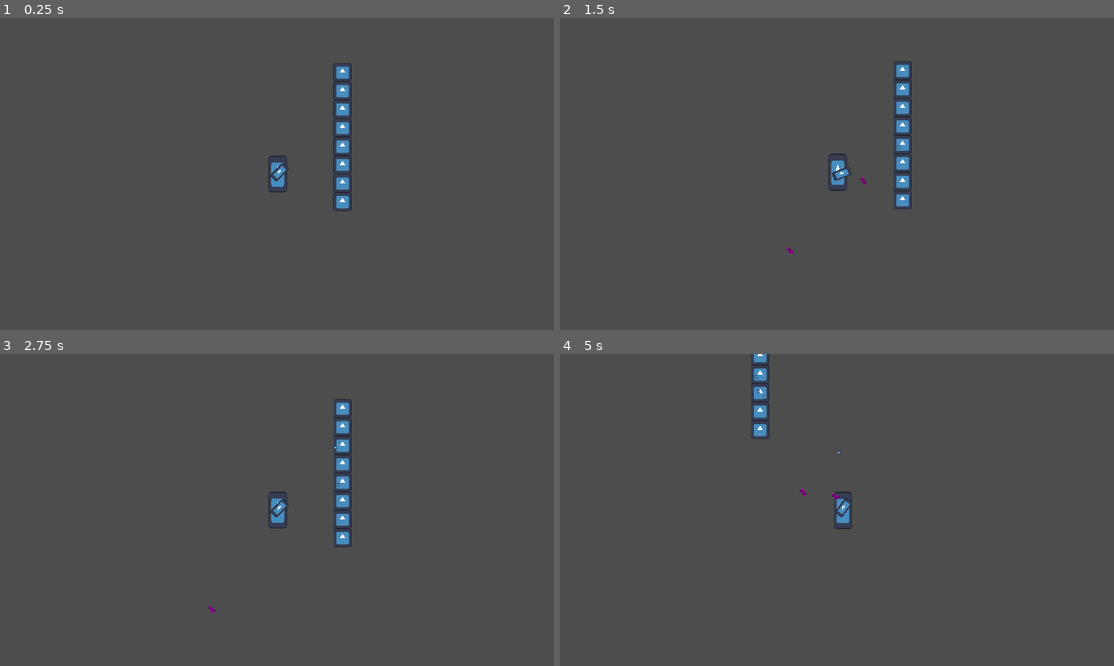
Above: before the commit, frames 1-4 (two rows, left to right).
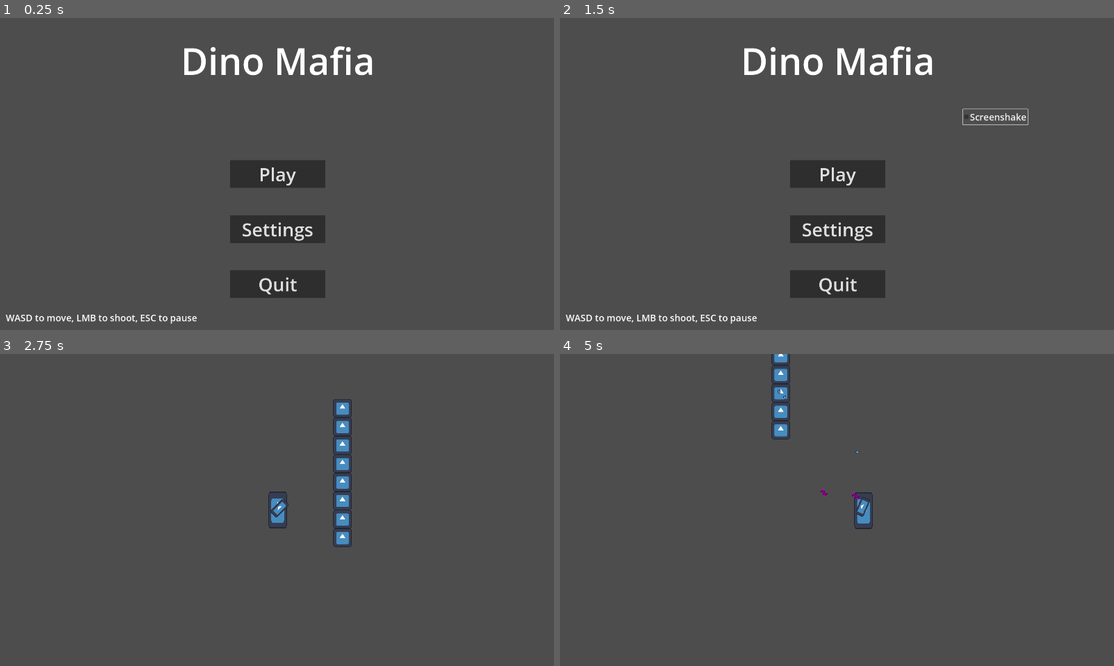
Above: after the commit, the same moments.

Repository: Username1930466/AppleSeedGameJam
Game: Godot game, scene res://scenes/Menu.tscn
Same seed, same stepped clock (60 frames per second), same inputs: the game is played once before the commit and once after it. Before the commit the project starts from res://scenes/game.tscn. The engine's default icon, where the game draws it, is replaced by a stand-in: a white triangle on a blue panel in a dark square.
Inputs (mouse positions are in pixels of both pictures, inside the frame that each line leads up to):
- Up to frame 1 (0.25 s): no input
- Up to frame 2 (1.5 s): click (837, 230) at 0.5 s, where only the run after the commit has a clickable "Settings"; click (997, 117) at 1.25 s, where only the run after the commit has a clickable "Screenshake"
- Up to frame 3 (2.75 s): click (277, 510) at 2 s, where only the run after the commit has a clickable "Play"
- Up to frame 4 (5 s): move the mouse to (958, 494) at 2.77 s; press the mouse at (958, 494) at 2.78 s; hold D (move_right) 2.78-3.53 s; move the mouse to (726, 525) at 3.52 s; release the mouse at (726, 525) at 3.53 s; hold S (move_down) 3.53-4.28 s; click (726, 525) at 3.6 s; move the mouse to (892, 441) at 4.27 s; press the mouse at (892, 441) at 4.28 s; hold D (move_right) from 4.28 s (still down)

The runs differ from the first frame. In frame 1, 7.0% of the frame differs, in the area x 1-68%, y 8-98%; in frame 2, 7.1%, in the area x 1-85%, y 8-98%; in frame 3, 0.1%; in frame 4, 1.6%.

Commit message:
Main & Pause Menu
Except for going from pause menu to main menu

Diff:
--- a/project.godot
+++ b/project.godot
@@ -11,7 +11,7 @@
 [application]
 
 config/name="Dino Mafia"
-run/main_scene="uid://ck761pu6aihp1"
+run/main_scene="uid://5kcvuixub80q"
 config/features=PackedStringArray("4.4", "Forward Plus")
 config/icon="res://icon.svg"
 
@@ -51,6 +51,11 @@
 "events": [Object(InputEventMouseButton,"resource_local_to_scene":false,"resource_name":"","device":-1,"window_id":0,"a …(253 unchanged characters)…
 ]
 }
+pause={
+"deadzone": 0.2,
+"events": [Object(InputEventKey,"resource_local_to_scene":false,"resource_name":"","device":-1,"window_id":0,"alt_pressed":false,"shift_pressed":false,"ctrl_pressed":false,"meta_pressed":false,"pressed":false,"keycode":0,"physical_keycode":4194305,"key_label":0,"unicode":0,"location":0,"echo":false,"script":null)
+]
+}
 
 [layer_names]
 
--- /dev/null
+++ b/scenes/Menu.tscn
@@ -0,0 +1,95 @@
+[gd_scene load_steps=2 format=3 uid="uid://5kcvuixub80q"]
+
+[ext_resource type="Script" uid="uid://cox22j3k8a4da" path="res://scripts/menu.gd" id="1_xdvgc"]
+
+[node name="Menu" type="Node2D"]
+script = ExtResource("1_xdvgc")
+
+[node name="Camera2D" type="Camera2D" parent="."]
+
+[node name="Label" type="Label" parent="."]
+anchors_preset = 5
+anchor_left = 0.5
+anchor_right = 0.5
+offset_left = -335.5
+offset_top = -480.0
+offset_right = 335.5
+offset_bottom = -305.0
+grow_horizontal = 2
+theme_override_font_sizes/font_size = 128
+text = "Dino Mafia"
+
+[node name="PlayButton" type="Button" parent="."]
+anchors_preset = 8
+anchor_left = 0.5
+anchor_top = 0.5
+anchor_right = 0.5
+anchor_bottom = 0.5
+offset_left = -165.0
+offset_top = -48.0
+offset_right = 165.0
+offset_bottom = 48.0
+grow_horizontal = 2
+grow_vertical = 2
+theme_override_font_sizes/font_size = 64
+text = "Play"
+
+[node name="SettingsButton" type="Button" parent="."]
+anchors_preset = 8
+anchor_left = 0.5
+anchor_top = 0.5
+anchor_right = 0.5
+anchor_bottom = 0.5
+offset_left = -165.0
+offset_top = 142.5
+offset_right = 165.0
+offset_bottom = 238.5
+grow_horizontal = 2
+grow_vertical = 2
+theme_override_font_sizes/font_size = 64
+text = "Settings"
+
+[node name="QuitButton" type="Button" parent="."]
+anchors_preset = 8
+anchor_left = 0.5
+anchor_top = 0.5
+anchor_right = 0.5
+anchor_bottom = 0.5
+offset_left = -165.0
+offset_top = 333.0
+offset_right = 165.0
+offset_bottom = 429.0
+grow_horizontal = 2
+grow_vertical = 2
+theme_override_font_sizes/font_size = 64
+text = "Quit"
+
+[node name="ScreenshakeToggle" type="CheckBox" parent="."]
+visible = false
+anchors_preset = 8
+anchor_left = 0.5
+anchor_top = 0.5
+anchor_right = 0.5
+anchor_bottom = 0.5
+offset_left = 433.0
+offset_top = -224.0
+offset_right = 657.0
+offset_bottom = -171.0
+grow_horizontal = 2
+grow_vertical = 2
+theme_override_font_sizes/font_size = 32
+button_pressed = true
+text = "Screenshake"
+
+[node name="KeybindsLabel" type="Label" parent="."]
+offset_left = -940.0
+offset_top = 475.0
+offset_right = -279.0
+offset_bottom = 520.0
+theme_override_font_sizes/font_size = 32
+text = "WASD to move, LMB to shoot, ESC to pause"
+
+[connection signal="pressed" from="PlayButton" to="." method="_on_play_button_pressed"]
+[connection signal="pressed" from="SettingsButton" to="." method="_on_settings_button_pressed"]
+[connection signal="pressed" from="QuitButton" to="." method="_on_quit_button_pressed"]
+[connection signal="pressed" from="ScreenshakeToggle" to="." method="_on_screenshake_toggle_pressed"]
--- a/scenes/bullet.tscn
+++ b/scenes/bullet.tscn
@@ -2,7 +2,7 @@
 
 [ext_resource type="Texture2D" uid="uid://ba714uwlf0bsc" path="res://icon.svg" id="1_mkf8s"]
 [ext_resource type="Script" uid="uid://bgfqond0dcpem" path="res://scripts/bullet.gd" id="1_y25gk"]
-[ext_resource type="AudioStream" uid="uid://cawjj0ruhnuq0" path="res://bullet_brick.mp3" id="3_l5glv"]
+[ext_resource type="AudioStream" uid="uid://cawjj0ruhnuq0" path="res://sounds/bullet_brick.mp3" id="3_l5glv"]
 
 [sub_resource type="PlaceholderTexture2D" id="PlaceholderTexture2D_y25gk"]
 size = Vector2(25, 12)
--- a/scenes/game.tscn
+++ b/scenes/game.tscn
@@ -1,11 +1,13 @@
-[gd_scene load_steps=6 format=4 uid="uid://ck761pu6aihp1"]
-
-[ext_resource type="Script" uid="uid://bucn6smj0guxs" path="res://scripts/game.gd" id="1_lnu2h"]
-[ext_resource type="PackedScene" uid="uid://cxtiwxctd6gfu" path="res://scenes/player.tscn" id="1_uwrxv"]
-[ext_resource type="Texture2D" uid="uid://ba714uwlf0bsc" path="res://icon.svg" id="3_lnu2h"]
+[gd_scene load_steps=8 format=4 uid="uid://ck761pu6aihp1"]
+
+[ext_resource type="Script" uid="uid://bucn6smj0guxs" path="res://scripts/game.gd" id="1_cpr0p"]
+[ext_resource type="PackedScene" uid="uid://cxtiwxctd6gfu" path="res://scenes/player.tscn" id="2_78awf"]
+[ext_resource type="Script" uid="uid://yjjkdjuhsggu" path="res://scripts/camera.gd" id="3_78awf"]
+[ext_resource type="Texture2D" uid="uid://ba714uwlf0bsc" path="res://icon.svg" id="3_s0nni"]
+[ext_resource type="Script" uid="uid://bnnb31mnswo51" path="res://scripts/pause_menu.gd" id="5_s0nni"]
 
 [sub_resource type="TileSetAtlasSource" id="TileSetAtlasSource_lnu2h"]
-texture = ExtResource("3_lnu2h")
+texture = ExtResource("3_s0nni")
 texture_region_size = Vector2i(128, 128)
 0:0/0 = 0
 0:0/0/physics_layer_0/polygon_0/points = PackedVector2Array(-64, -64, 64, -64, 64, 64, -64, 64)
@@ -80,17 +82,125 @@
 sources/0 = SubResource("TileSetAtlasSource_lnu2h")
 
 [node name="Game" type="Node2D"]
-script = ExtResource("1_lnu2h")
-
-[node name="Player" parent="." instance=ExtResource("1_uwrxv")]
+process_mode = 3
+script = ExtResource("1_cpr0p")
+
+[node name="Player" parent="." instance=ExtResource("2_78awf")]
+process_mode = 1
 scale = Vector2(0.5, 0.5)
 
 [node name="Camera2D" type="Camera2D" parent="Player"]
 scale = Vector2(2, 2)
 position_smoothing_enabled = true
+script = ExtResource("3_78awf")
 
 [node name="TileMapLayer" type="TileMapLayer" parent="."]
+process_mode = 1
 z_index = -1
 scale = Vector2(0.5, 0.5)
 tile_map_data = PackedByteArray("AAADAPr/AAAAAAAAAAADAPv/AAAAAAAAAAADAPz/AAAAAAAAAAADAP3/AAAAAAAAAAADAP7/AAAAAAAAAAADAP//AAAAAAAAAAADAAAAAAAAAAAAAAADAAEAAAAAAAAAAAA=")
 tile_set = SubResource("TileSet_lbhrr")
+
+[node name="PauseMenu" type="Node2D" parent="."]
+process_mode = 2
+visible = false
+script = ExtResource("5_s0nni")
+
+[node name="Label" type="Label" parent="PauseMenu"]
+anchors_preset = 5
+anchor_left = 0.5
+anchor_right = 0.5
+offset_left = -335.5
+offset_top = -480.0
+offset_right = 335.5
+offset_bottom = -305.0
+grow_horizontal = 2
+theme_override_font_sizes/font_size = 128
+text = "Dino Mafia"
+
+[node name="PausedLabel" type="Label" parent="PauseMenu"]
+anchors_preset = 5
+anchor_left = 0.5
+anchor_right = 0.5
+offset_left = -106.0
+offset_top = -293.0
+offset_right = 106.0
+offset_bottom = -248.0
+grow_horizontal = 2
+theme_override_font_sizes/font_size = 32
+text = "Game paused"
+
+[node name="ResumeButton" type="Button" parent="PauseMenu"]
+anchors_preset = 8
+anchor_left = 0.5
+anchor_top = 0.5
+anchor_right = 0.5
+anchor_bottom = 0.5
+offset_left = -165.0
+offset_top = -48.0
+offset_right = 165.0
+offset_bottom = 48.0
+grow_horizontal = 2
+grow_vertical = 2
+theme_override_font_sizes/font_size = 64
+text = "Resume"
+
+[node name="SettingsButton" type="Button" parent="PauseMenu"]
+anchors_preset = 8
+anchor_left = 0.5
+anchor_top = 0.5
+anchor_right = 0.5
+anchor_bottom = 0.5
+offset_left = -165.0
+offset_top = 142.5
+offset_right = 165.0
+offset_bottom = 238.5
+grow_horizontal = 2
+grow_vertical = 2
+theme_override_font_sizes/font_size = 64
+text = "Settings"
+
+[node name="MenuButton" type="Button" parent="PauseMenu"]
+anchors_preset = 8
+anchor_left = 0.5
+anchor_top = 0.5
+anchor_right = 0.5
+anchor_bottom = 0.5
+offset_left = -165.0
+offset_top = 333.0
+offset_right = 165.0
+offset_bottom = 429.0
+grow_horizontal = 2
+grow_vertical = 2
+theme_override_font_sizes/font_size = 64
+text = "Menu"
+
+[node name="ScreenshakeToggle" type="CheckBox" parent="PauseMenu"]
+visible = false
+anchors_preset = 8
+anchor_left = 0.5
+anchor_top = 0.5
+anchor_right = 0.5
+anchor_bottom = 0.5
+offset_left = 433.0
+offset_top = -224.0
+offset_right = 657.0
+offset_bottom = -171.0
+grow_horizontal = 2
+grow_vertical = 2
+theme_override_font_sizes/font_size = 32
+button_pressed = true
+text = "Screenshake"
+
+[node name="KeybindsLabel" type="Label" parent="PauseMenu"]
+offset_left = -940.0
+offset_top = 475.0
+offset_right = -279.0
+offset_bottom = 520.0
+theme_override_font_sizes/font_size = 32
+text = "WASD to move, LMB to shoot, ESC to pause"
+
+[connection signal="pressed" from="PauseMenu/ResumeButton" to="PauseMenu" method="_on_resume_button_pressed"]
+[connection signal="pressed" from="PauseMenu/SettingsButton" to="PauseMenu" method="_on_settings_button_pressed"]
+[connection signal="pressed" from="PauseMenu/MenuButton" to="PauseMenu" method="_on_menu_button_pressed"]
+[connection signal="pressed" from="PauseMenu/ScreenshakeToggle" to="PauseMenu" method="_on_screenshake_toggle_pressed"]
--- a/scenes/player.tscn
+++ b/scenes/player.tscn
@@ -3,7 +3,7 @@
 [ext_resource type="Texture2D" uid="uid://ba714uwlf0bsc" path="res://icon.svg" id="1_3vyb7"]
 [ext_resource type="Script" uid="uid://btun4lqyn5wbj" path="res://scripts/player.gd" id="1_g2els"]
 [ext_resource type="Script" uid="uid://dwn0m7wsc45h4" path="res://scripts/gun.gd" id="3_qhqgy"]
-[ext_resource type="AudioStream" uid="uid://dx56jjoxl4ho5" path="res://player_gunshot.mp3" id="4_dqkch"]
+[ext_resource type="AudioStream" uid="uid://dx56jjoxl4ho5" path="res://sounds/player_gunshot.mp3" id="4_dqkch"]
 
 [sub_resource type="RectangleShape2D" id="RectangleShape2D_g2els"]
 size = Vector2(128, 128)
--- a/scripts/Global.gd
+++ b/scripts/Global.gd
@@ -1,13 +1,9 @@
 extends Node
 
+ # Refs
 var game: Node2D
 var cam: Camera2D
+var paused = false
 
-func screenshake(intensity: float, shake_time: float, shakes: int):
-	for i in 5:
-		cam.position_smoothing_enabled = false
-		cam.position += Vector2(randf_range(-intensity, intensity), randf_range(-intensity, intensity))
-		await get_tree().create_timer(shake_time).timeout
-		cam.position_smoothing_enabled = true
-		cam.position = Vector2(0, 0)
-		await get_tree().create_timer(shake_time).timeout
+ # Settings
+var screenshake = true
--- /dev/null
+++ b/scripts/camera.gd
@@ -0,0 +1,10 @@
+extends Camera2D
+
+func screenshake(intensity: float, shake_time: float, shakes: int):
+	for i in shakes:
+		position_smoothing_enabled = false
+		position += Vector2(randf_range(-intensity, intensity), randf_range(-intensity, intensity))
+		await get_tree().create_timer(shake_time).timeout
+		position_smoothing_enabled = true
+		position = Vector2(0, 0)
+		await get_tree().create_timer(shake_time).timeout
--- a/scripts/game.gd
+++ b/scripts/game.gd
@@ -3,3 +3,13 @@
 func _ready() -> void:
 	Global.game = self
 	Global.cam = $Player/Camera2D
+
+func _process(delta: float) -> void:
+	if Input.is_action_just_pressed("pause"):
+		if Global.paused:
+			$PauseMenu.unpause()
+		else:
+			Global.paused = true
+			$PauseMenu.visible = true
+			$PauseMenu.position = $Player.position
+			get_tree().paused = true
--- a/scripts/gun.gd
+++ b/scripts/gun.gd
@@ -29,6 +29,7 @@
 		bullet.dir = dir
 		bullet.position = $Output.global_position
 		Global.game.add_child(bullet)
-		Global.screenshake(20, 0.01, 3)
+		if Global.screenshake:
+			Global.cam.screenshake(20, 0.01, 3)
 		$Output/AudioStreamPlayer2D.pitch_scale = randf_range(0.8, 1.2)
 		$Output/AudioStreamPlayer2D.playing = true
--- /dev/null
+++ b/scripts/menu.gd
@@ -0,0 +1,21 @@
+extends Node2D
+
+var game_scene = preload("res://scenes/Game.tscn")
+var settings = false
+
+func _on_play_button_pressed() -> void:
+	get_tree().change_scene_to_packed(game_scene)
+
+func _on_quit_button_pressed() -> void:
+	get_tree().quit()
+
+func _on_settings_button_pressed() -> void:
+	if settings:
+		settings = false
+		$ScreenshakeToggle.visible = false
+	else:
+		settings = true
+		$ScreenshakeToggle.visible = true
+
+func _on_screenshake_toggle_pressed() -> void:
+	Global.screenshake = $ScreenshakeToggle.button_pressed
--- /dev/null
+++ b/scripts/pause_menu.gd
@@ -0,0 +1,26 @@
+extends Node2D
+
+var menu_scene = preload("res://scenes/Menu.tscn")
+var settings = false
+
+func _on_resume_button_pressed() -> void:
+	unpause()
+
+func unpause():
+	Global.paused = false
+	visible = false
+	get_tree().paused = false
+
+func _on_menu_button_pressed() -> void:
+	get_tree().change_scene_to_packed(menu_scene)
+
+func _on_settings_button_pressed() -> void:
+	if settings:
+		settings = false
+		$ScreenshakeToggle.visible = false
+	else:
+		settings = true
+		$ScreenshakeToggle.visible = true
+
+func _on_screenshake_toggle_pressed() -> void:
+	Global.screenshake = $ScreenshakeToggle.button_pressed
Not shown, removed: bullet_brick.mp3.import
Not shown, removed: player_gunshot.mp3.import
Not shown, added: scripts/camera.gd.uid
Not shown, added: scripts/menu.gd.uid
Not shown, added: scripts/pause_menu.gd.uid
Not shown, added: sounds/bullet_brick.mp3.import
Not shown, added: sounds/player_gunshot.mp3.import
Not shown, added: sounds/bullet_brick.mp3
Not shown, added: sounds/player_gunshot.mp3
